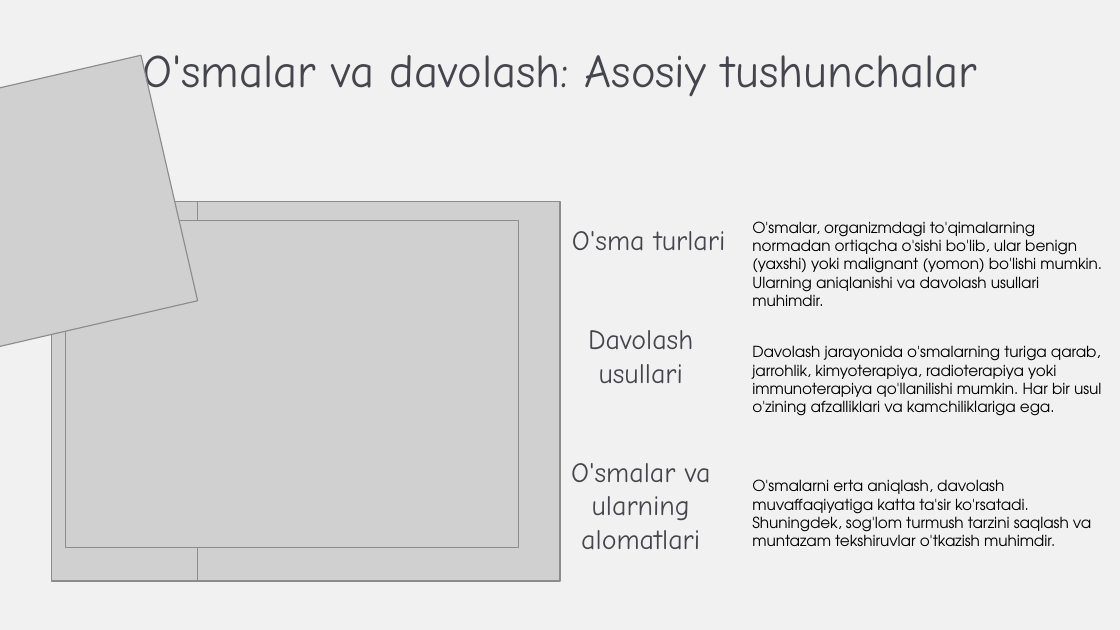
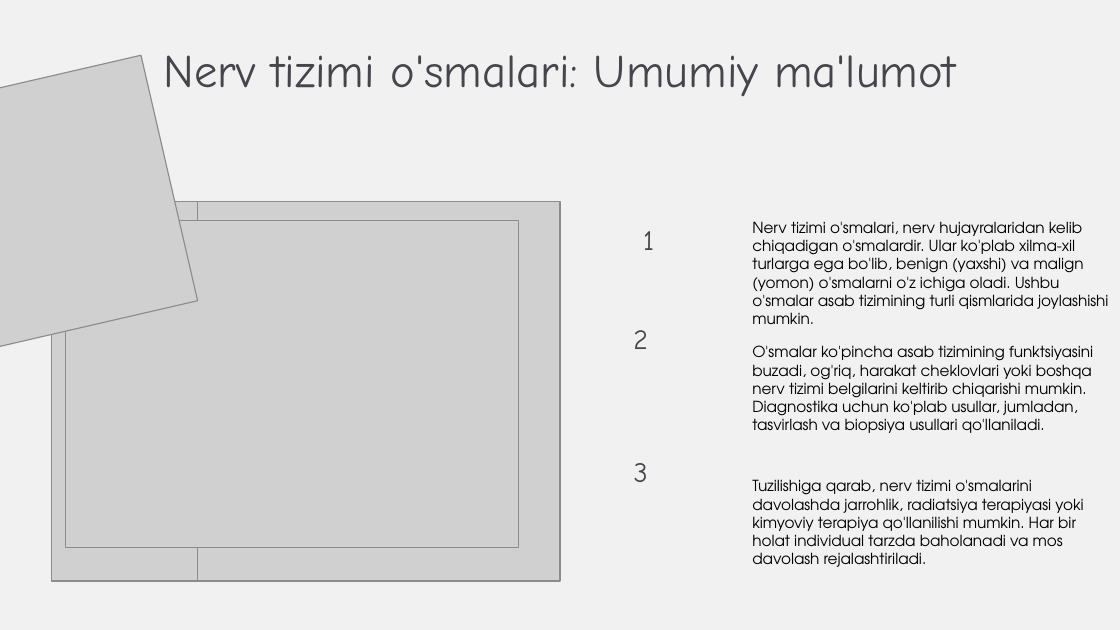
Before and after one commit to Azizjon003/pikachu, a slide deck: slide 7 of azimut.pptx (slide 13 before the commit). Drawn at 1120x630 pixels with LibreOffice and Linux fonts; fonts in the diff are those of the drawing; grey boxes stand for pictures; background and template pictures are left out. Boxes give left, top, right and bottom in pixels: in the first picture for what was removed or moved away, otherwise in the second. Text is boxed around its words. In the diff, an @@ line names an element or a change of style, - is before the commit and + after.

```diff
--- a/azimut.pptx
+++ b/azimut.pptx
@@ text at (x1=163, y1=55, x2=956, y2=96): text changed @@
-O'smalar va davolash: Asosiy tushunchalar
+Nerv tizimi o'smalari: Umumiy ma'lumot
@@ text at (x1=643, y1=231, x2=654, y2=250): text changed @@
-O'sma turlari
+1
@@ text at (x1=752, y1=221, x2=1108, y2=324): text changed @@
-O'smalar, organizmdagi to'qimalarning normadan ortiqcha o'sishi bo'lib, ular benign (yaxshi) yoki malignant (yomon) bo'lishi mumkin. Ularning aniqlanishi va davolash usullari muhimdir.
+Nerv tizimi o'smalari, nerv hujayralaridan kelib chiqadigan o'smalardir. Ular ko'plab xilma-xil turlarga ega bo'lib, benign (yaxshi) va malign (yomon) o'smalarni o'z ichiga oladi. Ushbu o'smalar asab tizimining turli qismlarida joylashishi mumkin.
@@ text at (x1=633, y1=330, x2=648, y2=349): text changed @@
-Davolash usullari
+2
@@ text at (x1=752, y1=345, x2=1093, y2=433): text changed @@
-Davolash jarayonida o'smalarning turiga qarab, jarrohlik, kimyoterapiya, radioterapiya yoki immunoterapiya qo'llanilishi mumkin. Har bir usul o'zining afzalliklari va kamchiliklariga ega.
+O'smalar ko'pincha asab tizimining funktsiyasini buzadi, og'riq, harakat cheklovlari yoki boshqa nerv tizimi belgilarini keltirib chiqarishi mumkin. Diagnostika uchun ko'plab usullar, jumladan, tasvirlash va biopsiya usullari qo'llaniladi.
@@ text at (x1=634, y1=463, x2=648, y2=482): text changed @@
-O'smalar va ularning alomatlari
+3
@@ text at (x1=752, y1=479, x2=1083, y2=567): text changed @@
-O'smalarni erta aniqlash, davolash muvaffaqiyatiga katta ta'sir ko'rsatadi. Shuningdek, sog'lom turmush tarzini saqlash va muntazam tekshiruvlar o'tkazish muhimdir.
+Tuzilishiga qarab, nerv tizimi o'smalarini davolashda jarrohlik, radiatsiya terapiyasi yoki kimyoviy terapiya qo'llanilishi mumkin. Har bir holat individual tarzda baholanadi va mos davolash rejalashtiriladi.
```
Also in this commit, not shown: 9 slides added, 17 slides removed, 23 other files.
